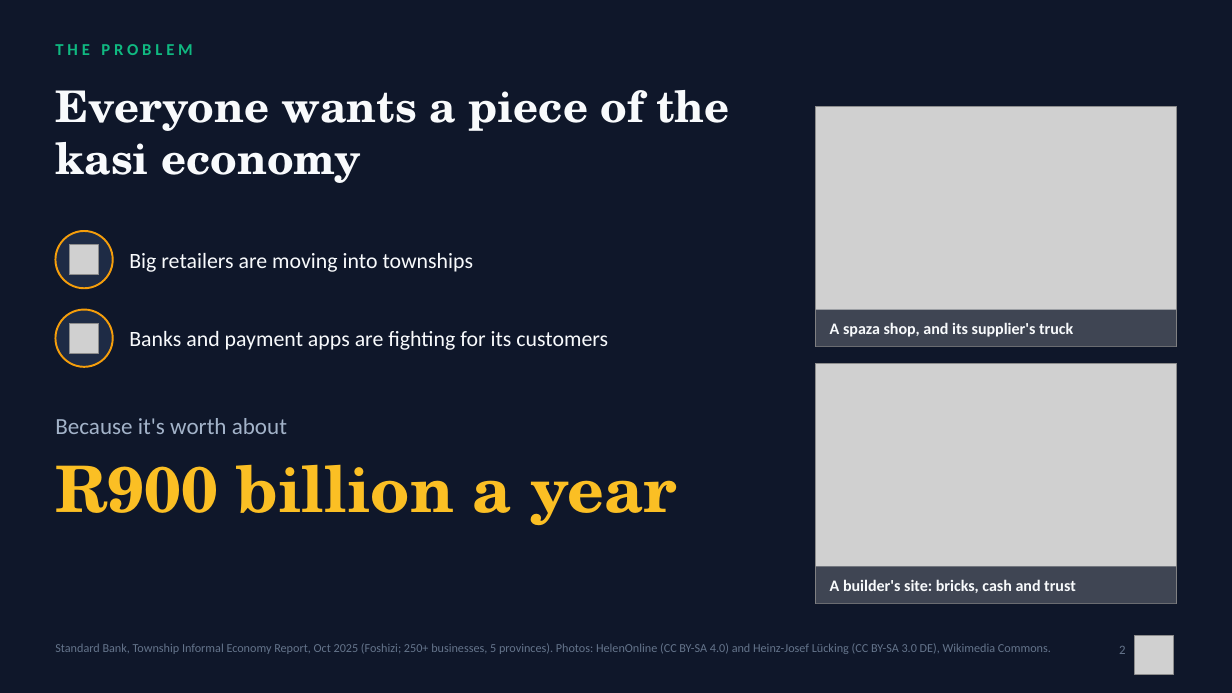
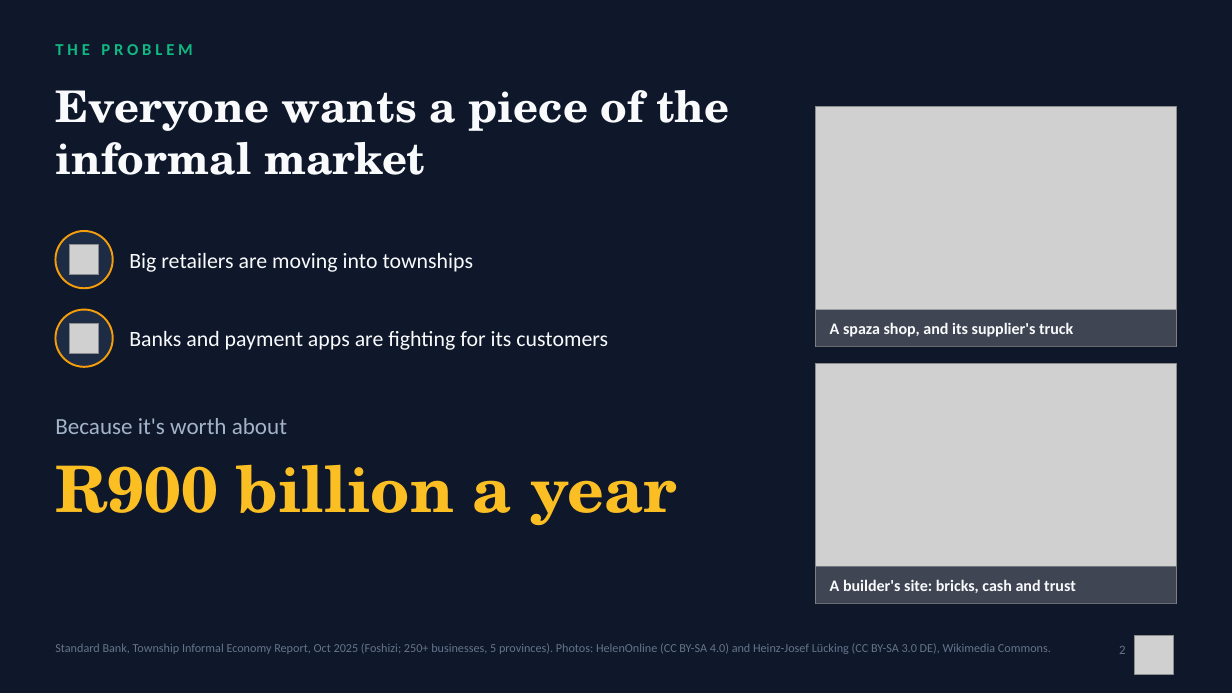
Before and after one commit to Mandla78/KasiFlow, a slide deck: slide 2 of docs/submission/05_final_submission/Akayza_Pitch_TeamPR.pptx. Drawn at 1232x693 pixels with LibreOffice and Linux fonts; fonts in the diff are those of the drawing; grey boxes stand for pictures. Boxes give left, top, right and bottom in pixels: in the first picture for what was removed or moved away, otherwise in the second. Text is boxed around its words. In the diff, an @@ line names an element or a change of style, - is before the commit and + after.

```diff
--- a/docs/submission/05_final_submission/Akayza_Pitch_TeamPR.pptx
+++ b/docs/submission/05_final_submission/Akayza_Pitch_TeamPR.pptx
@@ text at <box>55,90,730,175</box>: text changed @@
-Everyone wants a piece of the kasi economy
+Everyone wants a piece of the informal market
```
Also in this commit, not shown: 8 other slides changed, 15 slides removed, 6 other files.
